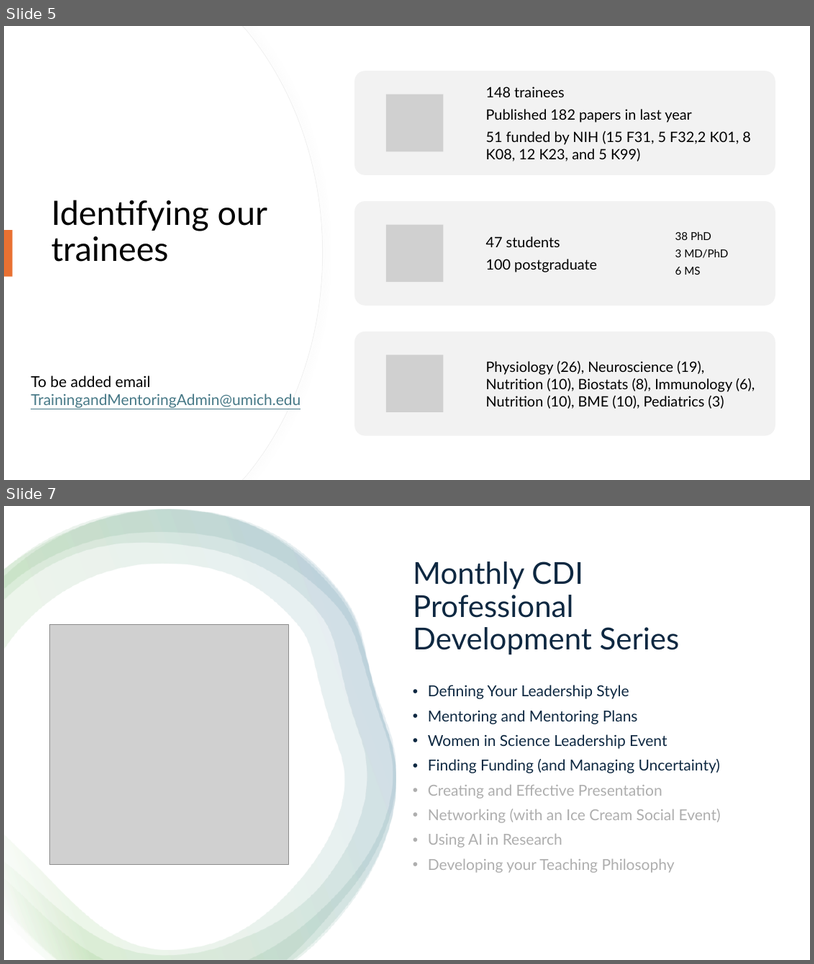
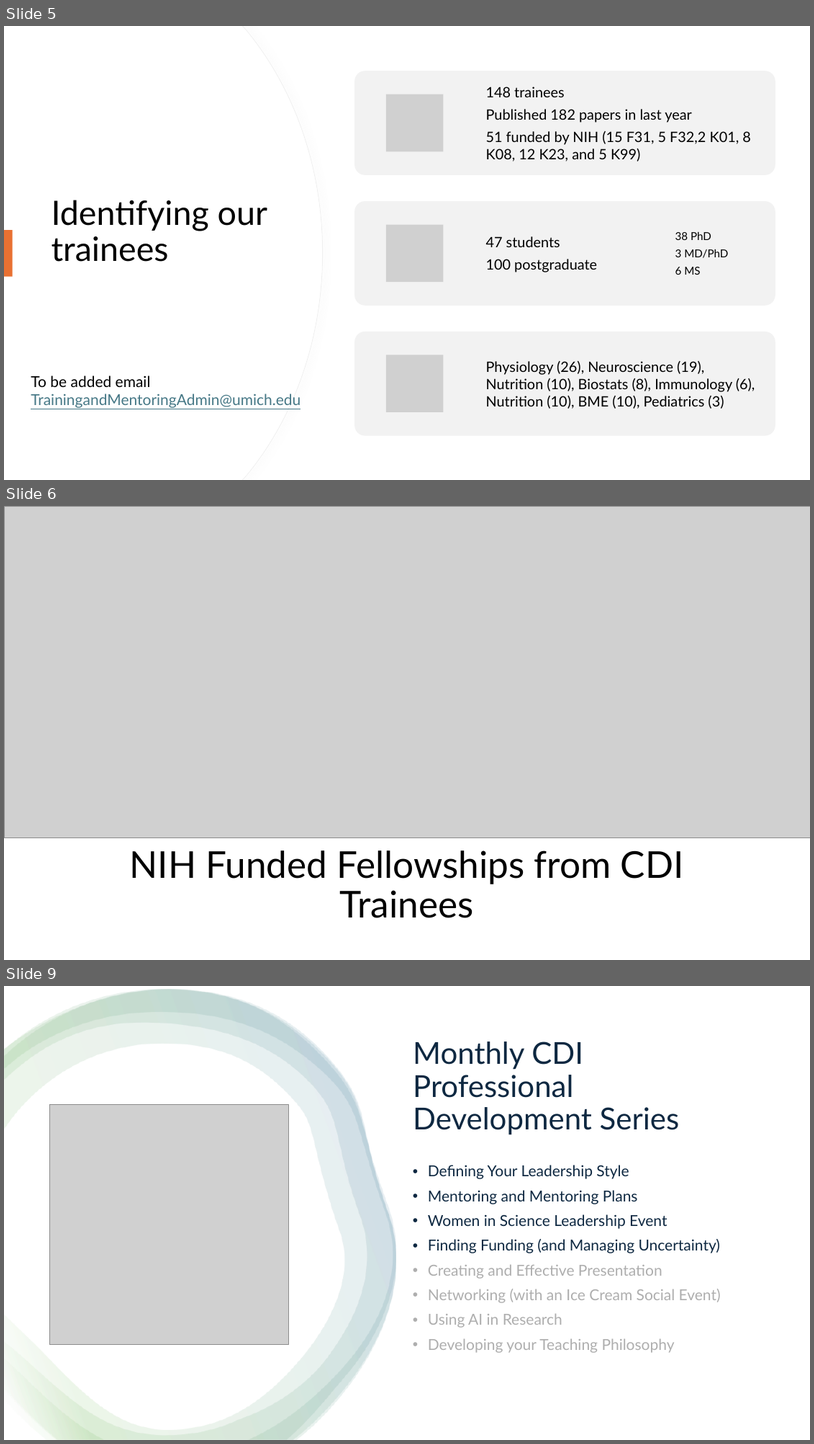
Before and after one commit to BridgesLab/FellowshipWorkshopDocuments, a slide deck: Documents/Slides/CDI IAC 2025-06-25.pptx. Shown one above the other, each under a label of ours: slides 5 and 7 before the commit, slides 5, 6 and 9 after it; the slides between them are not shown. The pictures are 814x964 and 814x1444 pixels, drawn with LibreOffice and Linux fonts; fonts in the diff are those of the drawing; grey boxes stand for pictures. Boxes give left, top, right and bottom in pixels: in the first picture for what was removed or moved away, otherwise in the second. Text is boxed around its words. In the diff, an @@ line names an element or a change of style, - is before the commit and + after.

```diff
--- a/Documents/Slides/CDI IAC 2025-06-25.pptx
+++ b/Documents/Slides/CDI IAC 2025-06-25.pptx
@@ slide 6 added at <box>4,506,810,960</box>, background #FFFFFF @@
@@ picture added at <box>4,506,810,837</box> @@
@@ title added at <box>130,850,684,918</box>, 44 pt, text #000000 @@
+NIH Funded Fellowships from CDI Trainees
@@ what was slide 7 is now slide 9 @@
```
Also in this commit, not shown: 1 slide changed, 1 other slide added, 1 other file.
